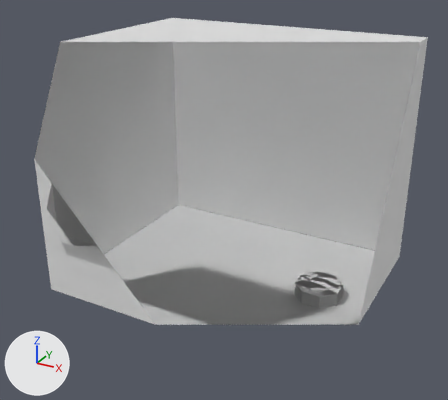
An edit to the OBJ model src/main/resources/assets/sqdecor/models/block/lamp/oscilloscope.obj, drawn before and after from the same camera.
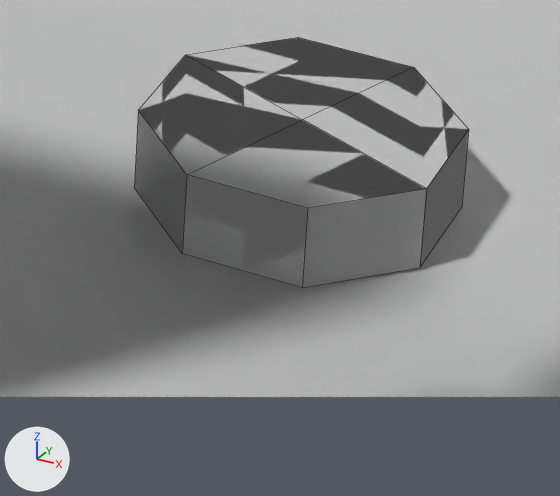
Each version appears first whole from a 50 mm camera at (0.632, -1.2, 0.79) aimed at (0.001, -0.053, 0.217), and next in a close-up on the part from 61% to 80% of the width and 66% to 85% of the height. The axes (+X, +Y, +Z) are drawn at lower left. The lights are the same throughout. The first two pictures are the older version. The close-ups show mesh edges as thin lines. Everything nearer to the camera than a plane just in front of the edit is cut away. Where no turn or scale is listed for an object, it has been applied to the vertices. Vertices at exactly the same position are counted once.

Names of what the first close-up shows: 'case 1', 'case2 4'.
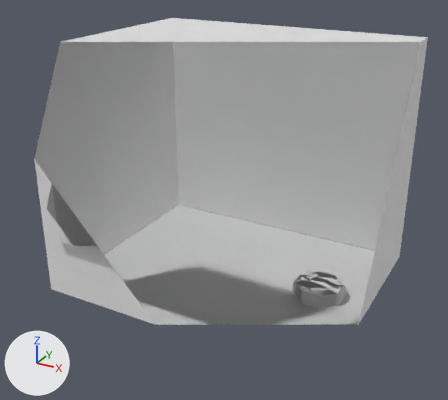
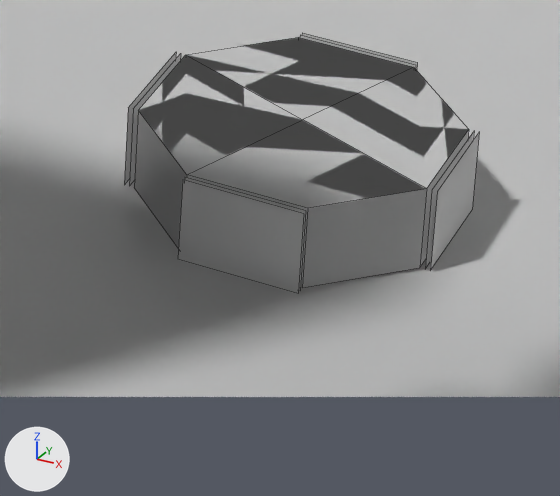
What the commit changed:
me_case2_3 is used by ob_case2_3; location (0.0, 0.0, 0.0).
me_case2_3 had 26 vertices, 16 faces and spanned x 0.173..0.277, y -0.052..0.052, z -0.002..0.0313.
me_case2_3 now has 42 vertices, 16 faces and spans x 0.1712..0.2788, y -0.0538..0.0538, z -0.002..0.0313.
Part 1, on me_case2_3:
4 faces are deleted.
10 vertices are added at x 0.1712..0.2788, y -0.0538..0.0538, z 0.0..0.0313.
6 new vertices lie (0.0, 0.0, 0.0312) away from vertices in x 0.1712..0.2788, y -0.0215..0.0538, z 0.0.
4 new faces join them.
me_case2_4 is used by ob_case2_4; location (0.0, 0.0, 0.0).
Verts and faces of me_case2_4; kept vertices keep their numbers, new ones are numbered from 26.
Before the commit, vertices of me_case2_4: 0 (0.277, -0.0215, 0.0312) at pixel (426, 188), 3 (0.277, -0.0215, 0.0) at pixel (419, 267), 6 (0.173, -0.0215, 0.0312) at pixel (138, 110), 7 (0.173, -0.0215, 0.0) at pixel (134, 187), 8 (0.173, 0.0215, 0.0312) at pixel (185, 54).
Before the commit, vertices of me_case2_4: 9 (0.173, 0.0215, 0.0), 10 (0.2035, 0.052, 0.0312) at pixel (298, 37), 11 (0.2035, 0.052, 0.0), 12 (0.2465, 0.052, 0.0312) at pixel (413, 67), 13 (0.2465, 0.052, 0.0).
Before the commit, vertices of me_case2_4: 14 (0.277, 0.0215, 0.0312) at pixel (468, 129), 15 (0.277, 0.0215, 0.0) at pixel (461, 207).
Before the commit, vertices of me_case2_4: 1 (0.2465, -0.052, 0.0313) at pixel (307, 208), 2 (0.2465, -0.052, 0.0) at pixel (302, 287), 4 (0.2035, -0.052, 0.0313) at pixel (186, 174), 5 (0.2035, -0.052, 0.0) at pixel (182, 253).
me_case2_4 had 26 vertices, 16 faces and spanned x 0.173..0.277, y -0.052..0.052, z -0.002..0.0313.
me_case2_4 now has 42 vertices, 16 faces and spans x 0.1693..0.2807, y -0.0557..0.0557, z -0.002..0.0313.
Part 2, on me_case2_4:
Faces deleted: (6, 8, 9, 7), (10, 12, 13, 11), (0, 3, 15, 14).
New vertex 26 is at (0.1693, 0.0215, 0.0).
New vertex 27 is at (0.1693, -0.0215, 0.0), pixel (124, 185).
New vertex 28 is at (0.2465, 0.0557, 0.0).
New vertex 29 is at (0.2035, 0.0557, 0.0).
New vertex 30 is at (0.2807, -0.0215, 0.0), pixel (430, 270).
New vertex 31 is at (0.2807, 0.0215, 0.0), pixel (472, 209).
New vertices 32 to 37 stand at vertices 26 to 31, in that order, plus (0.0, 0.0, 0.0312).
New faces: (26, 27, 33, 32), (28, 29, 35, 34), (30, 31, 37, 36).
Part 3, on me_case2_4:
Faces deleted: (1, 4, 5, 2).
New vertex 38 is at (0.2465, -0.0557, 0.0313), pixel (303, 213).
New vertex 39 is at (0.2035, -0.0557, 0.0313), pixel (182, 179).
New vertex 40 is at (0.2035, -0.0557, 0.0), pixel (177, 258).
New vertex 41 is at (0.2465, -0.0557, 0.0), pixel (298, 293).
New faces: (38, 39, 40, 41).

Pixel boxes (x1, y1, x2, y2) of what changed, in the close-ups (560 x 496 px; the box of a moved part takes in the faces that stretch with it):
'case2 4', reshaped: before (134, 37, 469, 288); after (124, 33, 479, 293)
'case2 3', reshaped (not visible before): after (129, 35, 474, 291)
part 2 of me_case2_4, moved or reshaped: before (420, 130, 469, 267); after (124, 33, 479, 271)
part 3 of me_case2_4, moved or reshaped: before (182, 175, 308, 288); after (178, 180, 304, 293)
'case2 2', unchanged, uncovered by the edit: after (187, 130, 469, 288)
